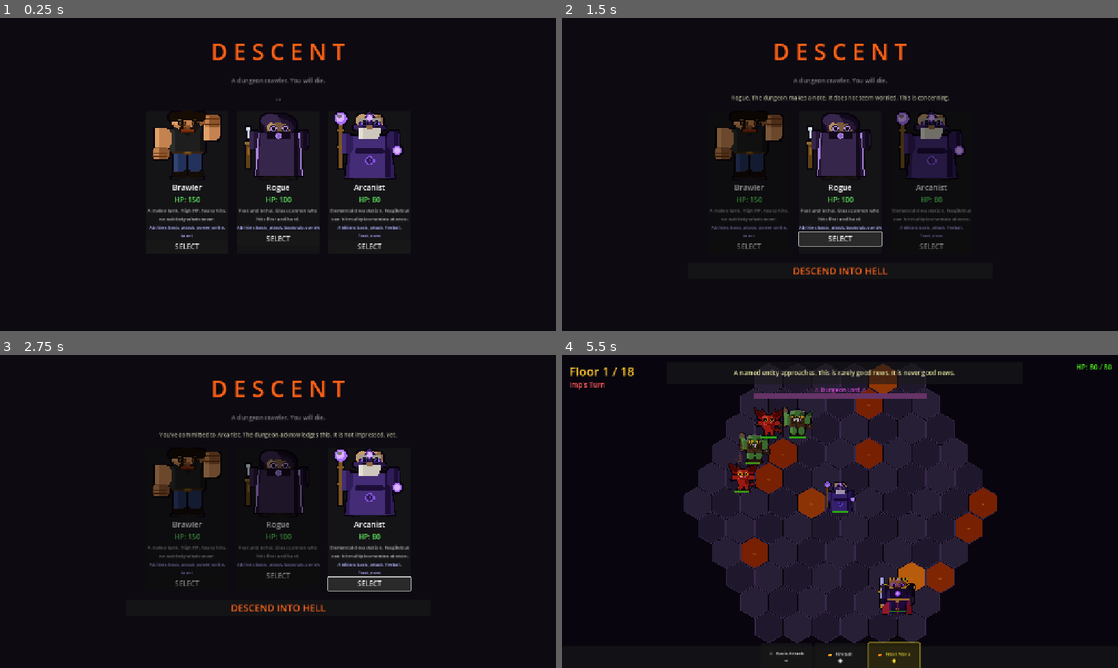
Above: before the commit, frames 1-4 (two rows, left to right).
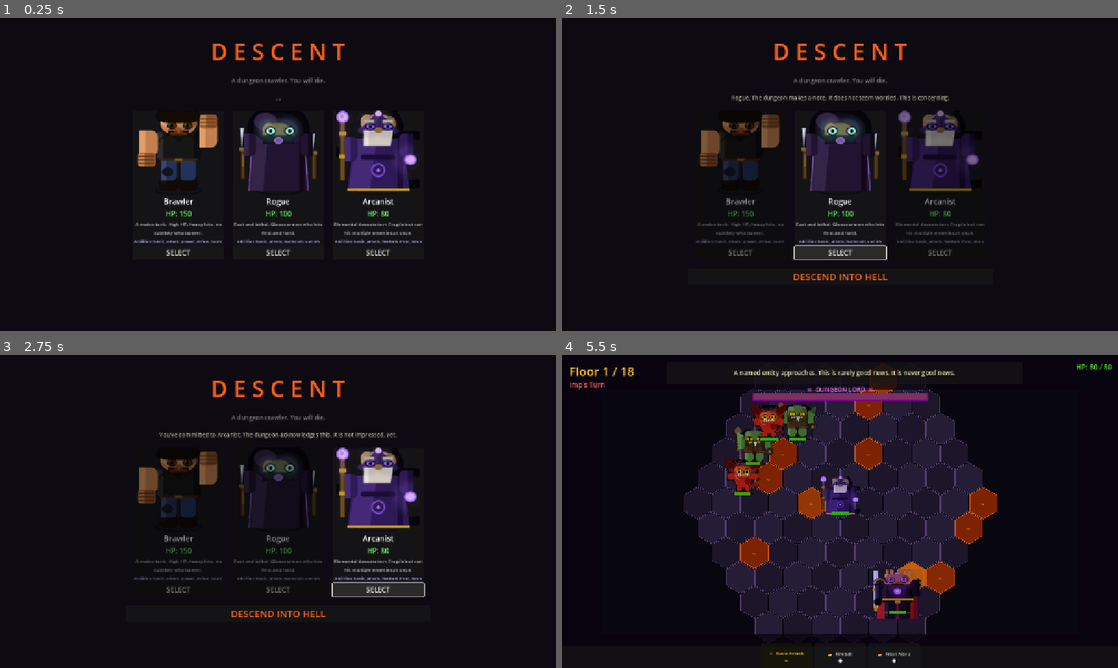
Above: after the commit, the same moments.

Repository: ColdTie/Descent
Game: Godot game, scene res://scenes/Main.tscn
The game is run twice, just before and just after one commit, with the same random seed, the same clock (stepped at 60 frames per second) and the same inputs.
Inputs:
- Up to frame 1 (0.25 s): no input
- Up to frame 2 (1.5 s): click "SELECT" at 0.5 s; click "SELECT" at 1.25 s
- Up to frame 3 (2.75 s): click "SELECT" at 2 s
- Up to frame 4 (5.5 s): click "DESCEND INTO HELL" at 2.75 s; click "⚔ Basic Attack ∞" at 3.5 s; click "💥 Fireball ●" at 4.25 s; click "💥 Frost Nova ●" at 5 s

The runs differ from the first frame. In frame 1, 8.6% of the frame differs, in the area x 24-76%, y 29-76%; in frame 2, 8.4%; in frame 3, 7.8%; in frame 4, 6.8%.

Commit message:
Visual overhaul: 4x super-sampled sprites + glow effects + improved presentation
- New gen_sprites_hq.py renders all 12 sprites at 384x384 (4x scale) then
  downsamples to 96x96 via LANCZOS — edges are smooth and anti-aliased.
  Eye glow, magic orbs, fire fists, and lava cracks use Gaussian blur layers
  composited before downsampling for realistic luminous highlights.
- Sprite file sizes 5-10x larger (more detail: 8-21 KB vs 1-4 KB).
- BattleScene: sprite scale 0.75->0.95 (regular), 0.92->1.22 (boss);
  TEXTURE_FILTER_LINEAR for smooth display; drop-shadow ellipses under each
  entity; taller HP bars with dark border and green->yellow->red gradient;
  lava tiles get a wider glow polygon and stone-purple hex borders; vignette
  strips darken viewport edges for dungeon atmosphere.
- Boss HP bar enlarged, purple border, bolder label.
- ClassSelect: portrait height 160->192 px, LINEAR filtering, wider cards.

https://claude.ai/code/session_01HrzCCqUGhiA3gtyKgbyY2H

Diff:
--- a/scenes/BattleScene.gd
+++ b/scenes/BattleScene.gd
@@ -7,9 +7,12 @@
 const HEX_SIZE: float = 38.0
 const HERO_COLOR     := Color(0.25, 0.55, 1.0)
 const ENEMY_COLOR    := Color(0.9, 0.2, 0.15)
-const LAVA_COLOR     := Color(0.82, 0.32, 0.04)
-const FLOOR_COLOR    := Color(0.16, 0.13, 0.19)
+const LAVA_COLOR     := Color(0.88, 0.36, 0.04)
+const LAVA_GLOW      := Color(1.0, 0.60, 0.08, 0.35)
+const FLOOR_COLOR    := Color(0.18, 0.15, 0.22)
+const FLOOR_ALT      := Color(0.14, 0.11, 0.17)
 const FLOOR_DARK     := Color(0.10, 0.08, 0.13)
+const STONE_EDGE     := Color(0.38, 0.30, 0.45)
 const SELECTED_CLR   := Color(1.0, 0.9, 0.2)
 const DEAD_MODULATE  := Color(0.35, 0.35, 0.35, 0.4)
 const MOVE_CLR       := Color(0.15, 0.85, 0.35, 0.45)
@@ -134,10 +137,25 @@
 ## ─── Cave Atmosphere ──────────────────────────────────────────────────────────
 
 func _draw_cave_background() -> void:
-	# Subtle dungeon-atmosphere color modulation
+	# Stone-tinted atmosphere
 	var cm := CanvasModulate.new()
-	cm.color = Color(0.78, 0.72, 0.92)
+	cm.color = Color(0.82, 0.76, 0.96)
 	add_child(cm)
+
+	# Vignette — four dark gradient strips around the viewport edges
+	var ui: CanvasLayer = $UILayer
+	for edge_rect: Array in [
+		[0, 0, 1280, 80],     # top
+		[0, 640, 1280, 80],   # bottom
+		[0, 0, 90, 720],      # left
+		[1190, 0, 90, 720],   # right
+	]:
+		var cr := ColorRect.new()
+		cr.position = Vector2(edge_rect[0], edge_rect[1])
+		cr.size = Vector2(edge_rect[2], edge_rect[3])
+		cr.color = Color(0.03, 0.01, 0.06, 0.72)
+		cr.z_index = -10
+		ui.add_child(cr)
 
 func _draw_stalagmites() -> void:
 	## Draw dark triangular stalagmites in the outer ring — purely decorative
@@ -179,31 +197,41 @@
 		var poly := Polygon2D.new()
 		poly.polygon = _make_hex_pts(HEX_SIZE - 2.0)
 		poly.position = world_pos
+		var is_lava: bool = tile_type == "lava"
 		match tile_type:
 			"lava":
 				poly.color = LAVA_COLOR
 			_:
-				var shade: float = 0.0 if (hex.x + hex.y) % 2 == 0 else 0.04
-				poly.color = FLOOR_COLOR + Color(shade, shade, shade, 0.0)
+				var alt: bool = (hex.x + hex.y) % 2 == 0
+				poly.color = FLOOR_COLOR if alt else FLOOR_ALT
 		_hex_layer.add_child(poly)
 		_hex_polys[hex] = poly
 
-		# Hex border
+		# Lava: add a soft glow polygon behind the tile
+		if is_lava:
+			var glow_poly := Polygon2D.new()
+			glow_poly.polygon = _make_hex_pts(HEX_SIZE + 4.0)
+			glow_poly.color = LAVA_GLOW
+			glow_poly.position = world_pos
+			glow_poly.z_index = -1
+			_hex_layer.add_child(glow_poly)
+
+		# Hex border — thicker for lava, stone-purple for floor
 		var border := Line2D.new()
 		var bpts: PackedVector2Array = _make_hex_pts(HEX_SIZE - 1.5)
 		bpts.append(bpts[0])
 		border.points = bpts
-		border.width = 1.2
-		border.default_color = Color(0.28, 0.22, 0.32)
+		border.width = 1.6 if is_lava else 1.0
+		border.default_color = Color(0.95, 0.42, 0.04) if is_lava else STONE_EDGE
 		poly.add_child(border)
 
 		# Lava shimmer glyph
-		if tile_type == "lava":
+		if is_lava:
 			var lava_lbl := Label.new()
 			lava_lbl.text = "~"
-			lava_lbl.add_theme_font_size_override("font_size", 14)
-			lava_lbl.add_theme_color_override("font_color", Color(1.0, 0.72, 0.1, 0.9))
-			lava_lbl.position = Vector2(-5.0, -8.0)
+			lava_lbl.add_theme_font_size_override("font_size", 15)
+			lava_lbl.add_theme_color_override("font_color", Color(1.0, 0.78, 0.1, 0.95))
+			lava_lbl.position = Vector2(-6.0, -9.0)
 			poly.add_child(lava_lbl)
 			_start_lava_pulse(poly)
 
@@ -241,13 +269,20 @@
 		sprite_tex = load(sprite_path) as Texture2D
 	var is_boss: bool = c.sprite_key.begins_with("boss")
 	if sprite_tex != null:
+		# Drop shadow ellipse drawn first (behind sprite)
+		var shadow := Polygon2D.new()
+		shadow.polygon = _make_hex_pts(HEX_SIZE * 0.48)
+		shadow.color = Color(0.0, 0.0, 0.0, 0.55)
+		shadow.position = Vector2(0.0, HEX_SIZE * 0.30)
+		root.add_child(shadow)
+
 		var sprite := Sprite2D.new()
 		sprite.texture = sprite_tex
-		# 96×96 sprites; bosses scaled larger to loom over regular enemies
-		var sprite_scale: float = 0.92 if is_boss else 0.75
+		# HQ sprites rendered at 4× and downsampled — use LINEAR for smooth display
+		var sprite_scale: float = 1.22 if is_boss else 0.95
 		sprite.scale = Vector2(sprite_scale, sprite_scale)
-		sprite.position = Vector2(0.0, -14.0)
-		sprite.texture_filter = CanvasItem.TEXTURE_FILTER_NEAREST
+		sprite.position = Vector2(0.0, -16.0)
+		sprite.texture_filter = CanvasItem.TEXTURE_FILTER_LINEAR
 		root.add_child(sprite)
 	else:
 		# Fallback: colored hex + glyph (used before Godot imports the assets)
@@ -271,19 +306,24 @@
 		lbl.position = Vector2(-12.0, -12.0)
 		root.add_child(lbl)
 
-	# HP bar background
+	# HP bar — taller and with a visible dark border
+	var hp_border := ColorRect.new()
+	hp_border.size = Vector2(42.0, 9.0)
+	hp_border.position = Vector2(-21.0, HEX_SIZE * 0.50)
+	hp_border.color = Color(0.06, 0.04, 0.08)
+	root.add_child(hp_border)
+
 	var hp_bg := ColorRect.new()
-	hp_bg.size = Vector2(38.0, 5.0)
-	hp_bg.position = Vector2(-19.0, HEX_SIZE * 0.48)
-	hp_bg.color = Color(0.25, 0.0, 0.0)
+	hp_bg.size = Vector2(40.0, 7.0)
+	hp_bg.position = Vector2(-20.0, HEX_SIZE * 0.50 + 1.0)
+	hp_bg.color = Color(0.30, 0.05, 0.05)
 	root.add_child(hp_bg)
 
-	# HP bar fill
 	var hp_bar := ColorRect.new()
 	hp_bar.name = "HPBar"
-	hp_bar.size = Vector2(38.0, 5.0)
-	hp_bar.position = Vector2(-19.0, HEX_SIZE * 0.48)
-	hp_bar.color = Color(0.2, 0.88, 0.2)
+	hp_bar.size = Vector2(40.0, 7.0)
+	hp_bar.position = Vector2(-20.0, HEX_SIZE * 0.50 + 1.0)
+	hp_bar.color = Color(0.18, 0.88, 0.22)
 	root.add_child(hp_bar)
 
 	# Status icons area
@@ -346,26 +386,33 @@
 
 	# Label
 	var name_lbl := Label.new()
-	name_lbl.text = "⚠ %s ⚠" % _boss.display_name
-	name_lbl.position = Vector2(640.0 - bar_w / 2.0, 70.0)
+	name_lbl.text = "☠  %s  ☠" % _boss.display_name.to_upper()
+	name_lbl.position = Vector2(640.0 - bar_w / 2.0, 68.0)
 	name_lbl.custom_minimum_size = Vector2(bar_w, 0.0)
 	name_lbl.horizontal_alignment = HORIZONTAL_ALIGNMENT_CENTER
-	name_lbl.add_theme_font_size_override("font_size", 13)
-	name_lbl.add_theme_color_override("font_color", Color(0.9, 0.3, 0.9))
+	name_lbl.add_theme_font_size_override("font_size", 14)
+	name_lbl.add_theme_color_override("font_color", Color(1.0, 0.45, 1.0))
 	ui.add_child(name_lbl)
+
+	# Outer border
+	var border := ColorRect.new()
+	border.position = Vector2(640.0 - bar_w / 2.0 - 2.0, 86.0)
+	border.size = Vector2(bar_w + 4.0, 18.0)
+	border.color = Color(0.5, 0.0, 0.6)
+	ui.add_child(border)
 
 	# Background
 	var bg := ColorRect.new()
 	bg.position = Vector2(640.0 - bar_w / 2.0, 88.0)
-	bg.size = Vector2(bar_w, 12.0)
-	bg.color = Color(0.2, 0.0, 0.2)
+	bg.size = Vector2(bar_w, 14.0)
+	bg.color = Color(0.12, 0.0, 0.16)
 	ui.add_child(bg)
 
 	# Fill
 	_boss_hp_fill = ColorRect.new()
 	_boss_hp_fill.position = Vector2(640.0 - bar_w / 2.0, 88.0)
-	_boss_hp_fill.size = Vector2(bar_w, 12.0)
-	_boss_hp_fill.color = Color(0.7, 0.1, 0.8)
+	_boss_hp_fill.size = Vector2(bar_w, 14.0)
+	_boss_hp_fill.color = Color(0.72, 0.10, 0.82)
 	ui.add_child(_boss_hp_fill)
 
 func _update_boss_hp_bar() -> void:
@@ -373,7 +420,7 @@
 		return
 	var ratio: float = float(_boss.hp) / float(max(1, _boss.max_hp))
 	_boss_hp_fill.size.x = 400.0 * clampf(ratio, 0.0, 1.0)
-	_boss_hp_fill.color = Color(0.7 - ratio * 0.3, 0.1 + ratio * 0.1, 0.8 - ratio * 0.4)
+	_boss_hp_fill.color = Color(0.72 - ratio * 0.22, 0.10 + ratio * 0.08, 0.82 - ratio * 0.42)
 
 ## ─── Ability Bar ──────────────────────────────────────────────────────────────
 
@@ -950,8 +997,9 @@
 	if hp_bar == null:
 		return
 	var ratio: float = float(c.hp) / float(max(1, c.max_hp))
-	hp_bar.size.x = 38.0 * clampf(ratio, 0.0, 1.0)
-	hp_bar.color = Color(1.0 - ratio * 0.8, 0.2 + ratio * 0.68, 0.1)
+	hp_bar.size.x = 40.0 * clampf(ratio, 0.0, 1.0)
+	# Green → yellow → red gradient as HP drops
+	hp_bar.color = Color(1.0 - ratio * 0.78, 0.18 + ratio * 0.70, 0.08)
 
 func _update_status_label(c: Combatant) -> void:
 	var node: Node2D = _entity_nodes.get(c.id)
--- a/scenes/ClassSelect.gd
+++ b/scenes/ClassSelect.gd
@@ -1,8 +1,8 @@
 extends Control
 ## Class selection screen — the front end of each run.
 
-const CARD_WIDTH: float = 190.0
-const CARD_HEIGHT: float = 270.0
+const CARD_WIDTH: float = 210.0
+const CARD_HEIGHT: float = 310.0
 
 var _selected_class: String = ""
 
@@ -39,11 +39,11 @@
 		portrait_tex = load(portrait_path) as Texture2D
 	if portrait_tex != null:
 		var portrait := TextureRect.new()
-		portrait.custom_minimum_size = Vector2(CARD_WIDTH - 10.0, 160.0)
+		portrait.custom_minimum_size = Vector2(CARD_WIDTH - 10.0, 192.0)
 		portrait.texture = portrait_tex
 		portrait.stretch_mode = TextureRect.STRETCH_KEEP_ASPECT_CENTERED
 		portrait.expand_mode = TextureRect.EXPAND_IGNORE_SIZE
-		portrait.texture_filter = CanvasItem.TEXTURE_FILTER_NEAREST
+		portrait.texture_filter = CanvasItem.TEXTURE_FILTER_LINEAR
 		vbox.add_child(portrait)
 	else:
 		var swatch := ColorRect.new()
Binary file changed: assets/sprites/enemy_boss.png
Binary file changed: assets/sprites/enemy_boss_abyss_keeper.png
Binary file changed: assets/sprites/enemy_boss_dungeon_lord.png
Binary file changed: assets/sprites/enemy_boss_warden.png
Binary file changed: assets/sprites/enemy_demon.png
Binary file changed: assets/sprites/enemy_goblin.png
Binary file changed: assets/sprites/enemy_golem.png
Binary file changed: assets/sprites/enemy_imp.png
Binary file changed: assets/sprites/enemy_skeleton.png
Binary file changed: assets/sprites/hero_arcanist.png
Binary file changed: assets/sprites/hero_brawler.png
Binary file changed: assets/sprites/hero_rogue.png
(and 1 more such lines)
